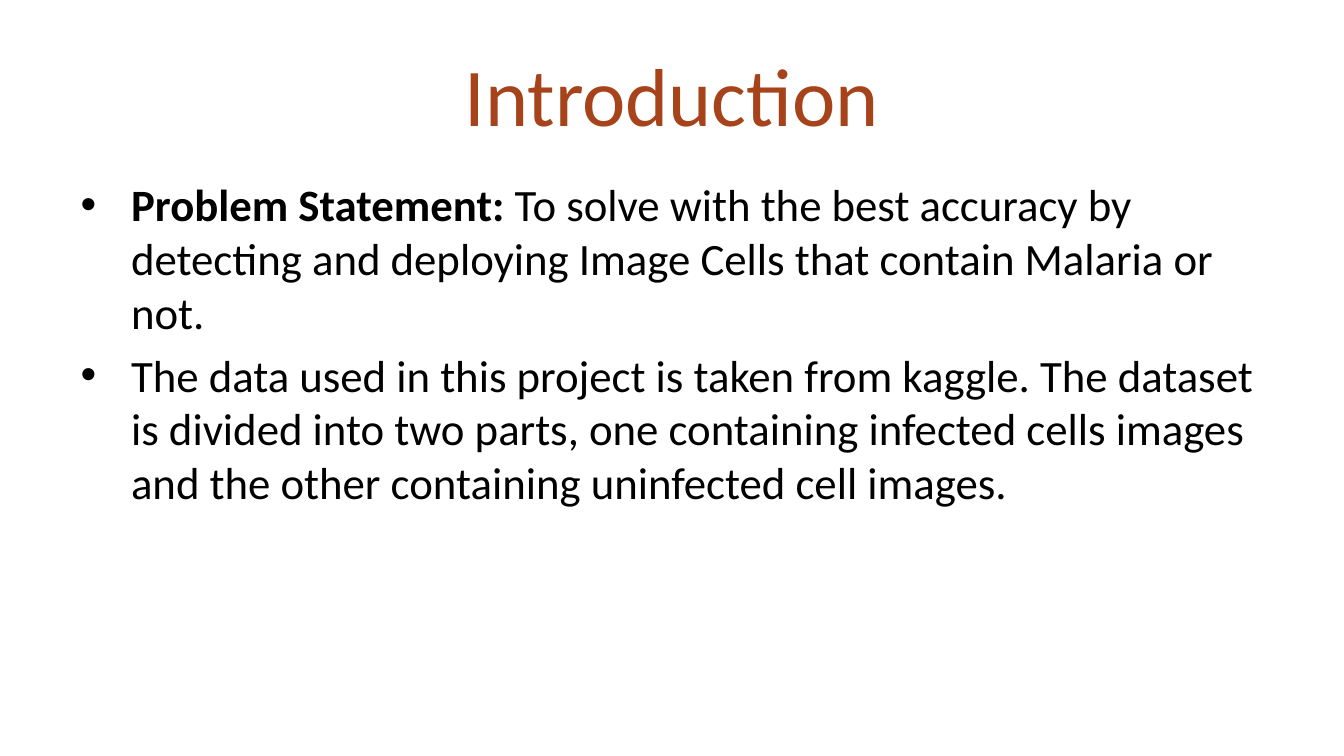
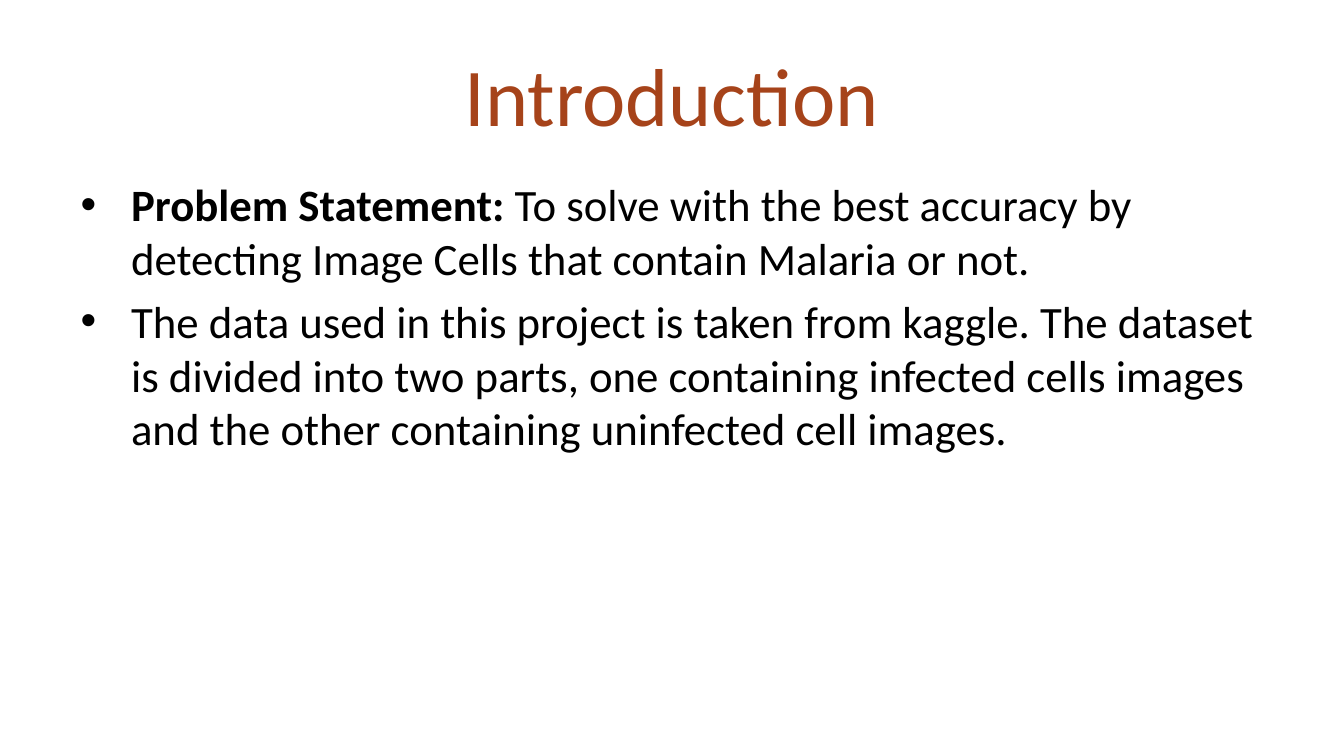
Before and after one commit to vaibhagarwal/Projects, a slide deck: slide 2 of Image_Classifcation_keras/Malaria_prediction_Presentation.pptx. Drawn at 1344x756 pixels with LibreOffice and Linux fonts; fonts in the diff are those of the drawing. Boxes give left, top, right and bottom in pixels: in the first picture for what was removed or moved away, otherwise in the second. Text is boxed around its words. In the diff, an @@ line names an element or a change of style, - is before the commit and + after.

Commit message:
cap2 update

```diff
--- a/Image_Classifcation_keras/Malaria_prediction_Presentation.pptx
+++ b/Image_Classifcation_keras/Malaria_prediction_Presentation.pptx
@@ text at (131, 189, 1132, 283): text changed @@
-• Problem Statement: To solve with the best accuracy by detecting and deploying Image Cells that contain Malaria or not.
+• Problem Statement: To solve with the best accuracy by detecting Image Cells that contain Malaria or not.
```
Also in this commit, not shown: 2 other slides changed.
